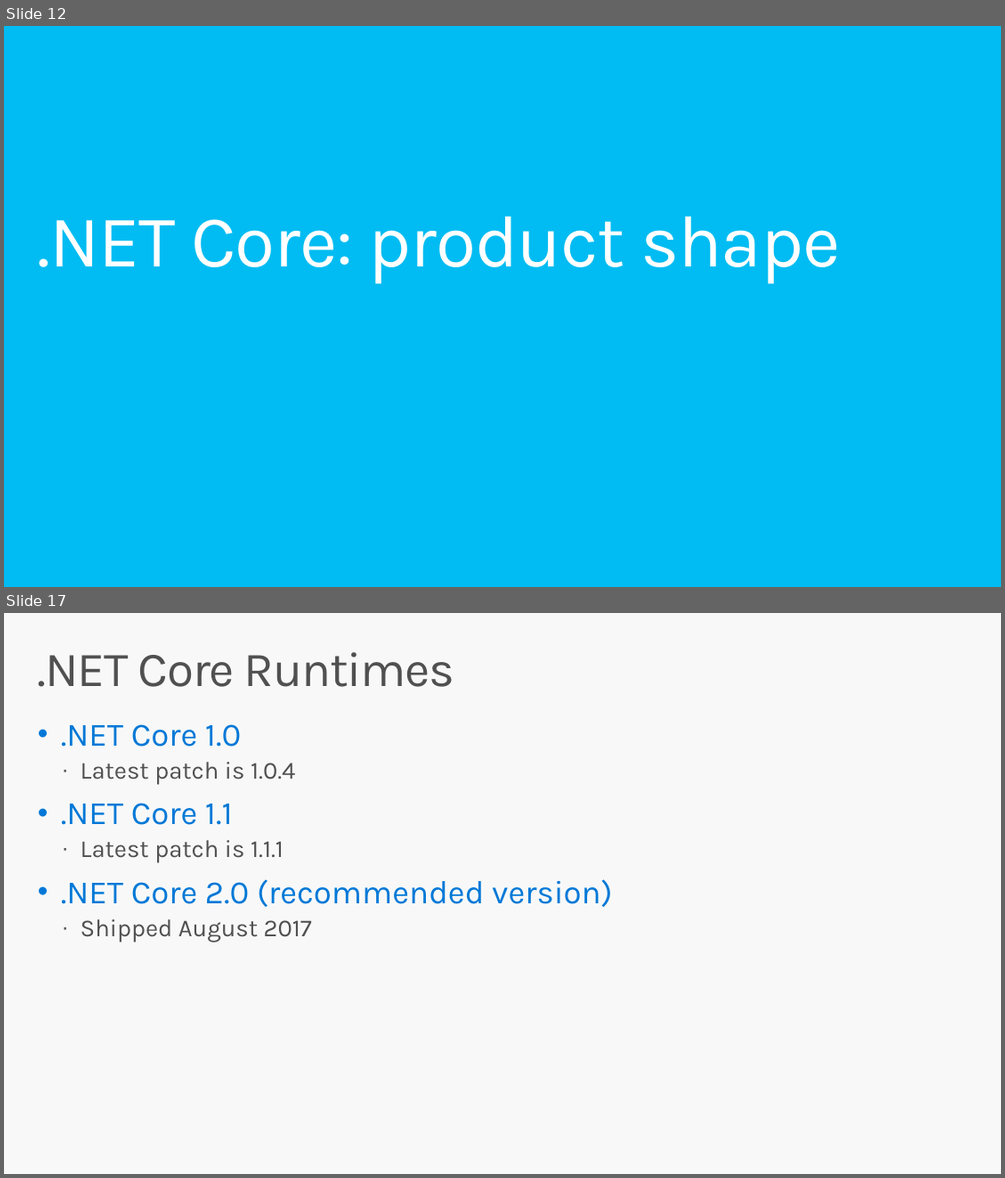
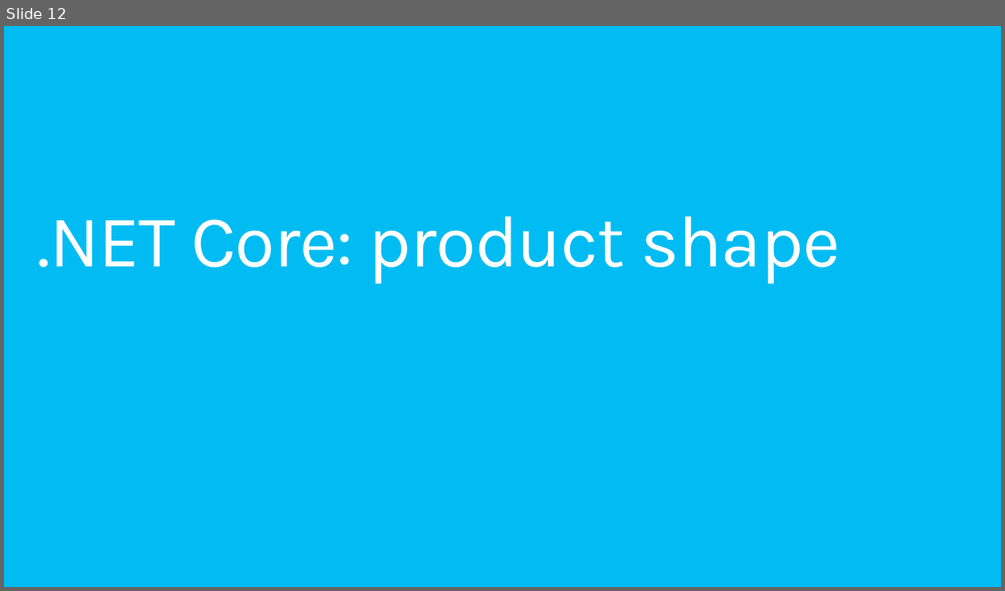
Before and after one commit to dotnet-presentations/dotnetcore-workshop, a slide deck: 1-Overview-Tools-Acquisition/netcore-workshop-overview-tools.pptx. Shown one above the other, each under a label of ours: slides 12 and 17 before the commit, slide 12 after it; the slides between them are not shown. The pictures are 1005x1178 and 1005x591 pixels, drawn with LibreOffice and Linux fonts; fonts in the diff are those of the drawing; background and template pictures are left out. Boxes give left, top, right and bottom in pixels: in the first picture for what was removed or moved away, otherwise in the second. Text is boxed around its words. In the diff, an @@ line names an element or a change of style, - is before the commit and + after.

```diff
--- a/1-Overview-Tools-Acquisition/netcore-workshop-overview-tools.pptx
+++ b/1-Overview-Tools-Acquisition/netcore-workshop-overview-tools.pptx
@@ slide 17 removed at box(4, 613, 1001, 1174), background #F8F8F8 @@
@@ title removed at box(38, 652, 455, 687) @@
-.NET Core Runtimes
@@ text removed at box(61, 724, 613, 942) @@
-• .NET Core 1.0
-  · Latest patch is 1.0.4
-• .NET Core 1.1
-  · Latest patch is 1.1.1
-• .NET Core 2.0 (recommended version)
-  · Shipped August 2017
```
Also in this commit, not shown: 9 slides changed, 5 other slides removed, 1 other file.
